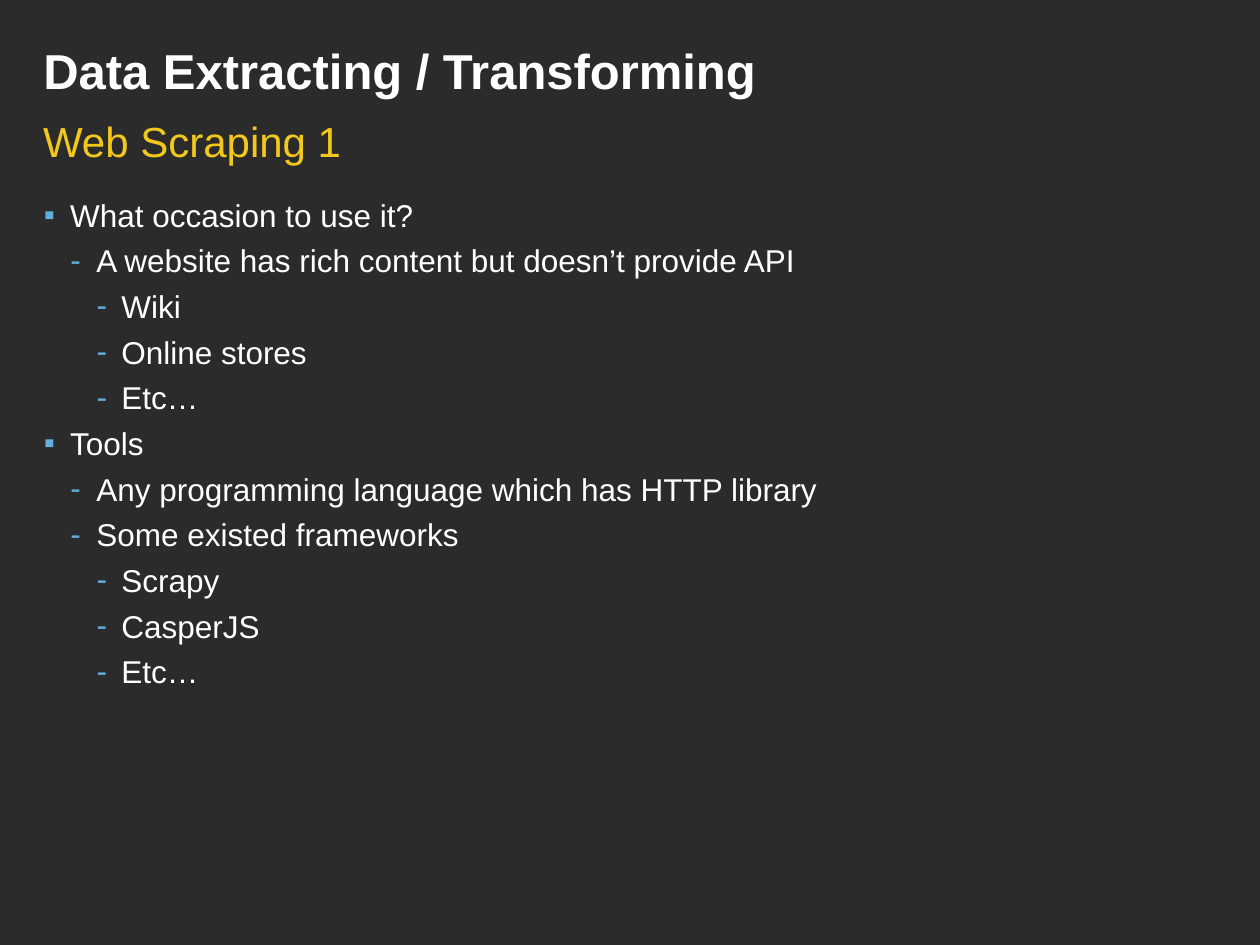
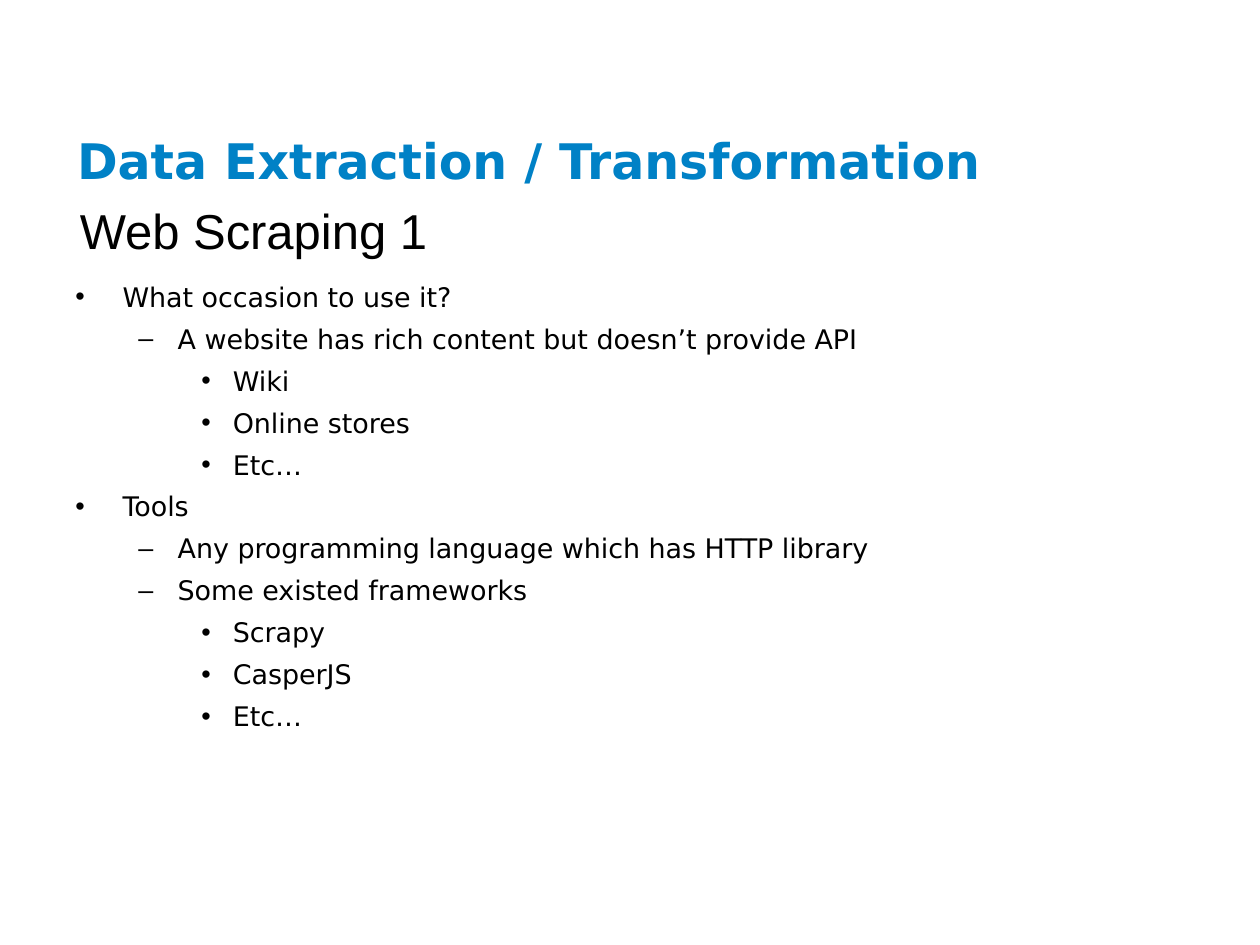
Before and after one commit to ianlin/small-data, a slide deck: slide 14 of training/data_etl.ppt. Drawn at 1260x945 pixels with LibreOffice and Linux fonts; fonts in the diff are those of the drawing; background and template pictures are left out; a plain dark background stands for a picture behind light text. Boxes give left, top, right and bottom in pixels: in the first picture for what was removed or moved away, otherwise in the second. Text is boxed around its words. In the diff, an @@ line names an element or a change of style, - is before the commit and + after.

```diff
--- a/training/data_etl.ppt
+++ b/training/data_etl.ppt
@@ background picture (left out) to #FFFFFF @@
@@ title removed at (x1=43, y1=53, x2=756, y2=99) @@
-Data Extracting / Transforming
@@ title added at (x1=77, y1=141, x2=980, y2=180), 28 pt, text #0081C6, bold @@
+Data Extraction / Transformation
@@ text "Web Scraping 1" moved from (x1=43, y1=126, x2=341, y2=165) to (x1=80, y1=213, x2=427, y2=259) @@
@@ text "Web Scraping 1" at (x1=80, y1=213, x2=427, y2=259): size 24 to 28 pt, text colour #F1C81B to #000000 @@
@@ text "What occasion to use it?" moved from (x1=70, y1=204, x2=817, y2=684) to (x1=123, y1=286, x2=868, y2=727) @@
@@ text "What occasion to use it?" at (x1=123, y1=286, x2=868, y2=727): size 18 to 15.4 pt, font Arial to DejaVu Sans, text colour #FFFFFF to #000000; bullet ▪ to •; more space between paragraphs; bullet colour #62AFD9 to #000000; bullet - to –; bullet - to • @@
```
Also in this commit, not shown: 17 other slides changed, 9 slides added, 14 slides removed.
